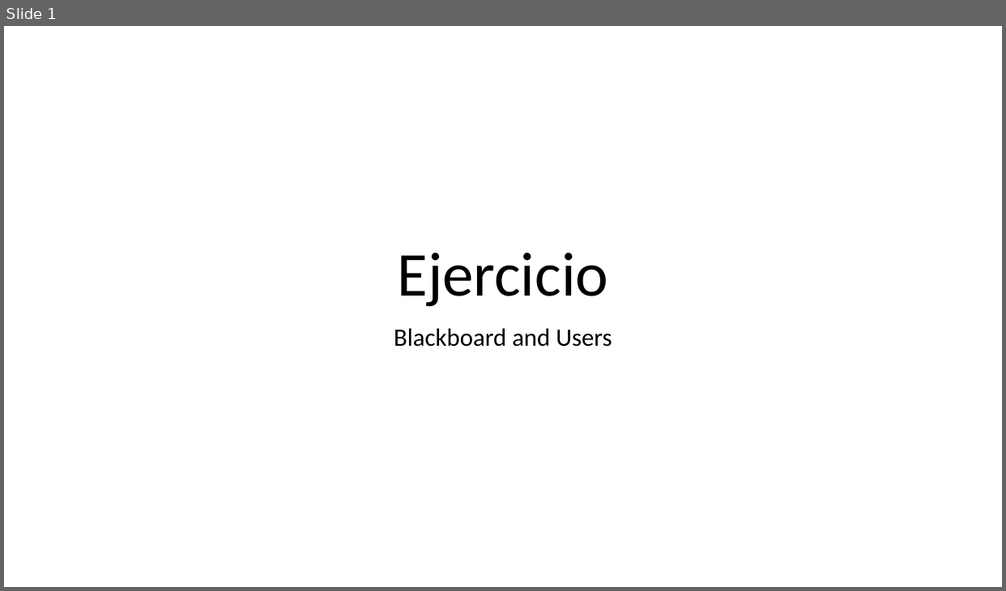
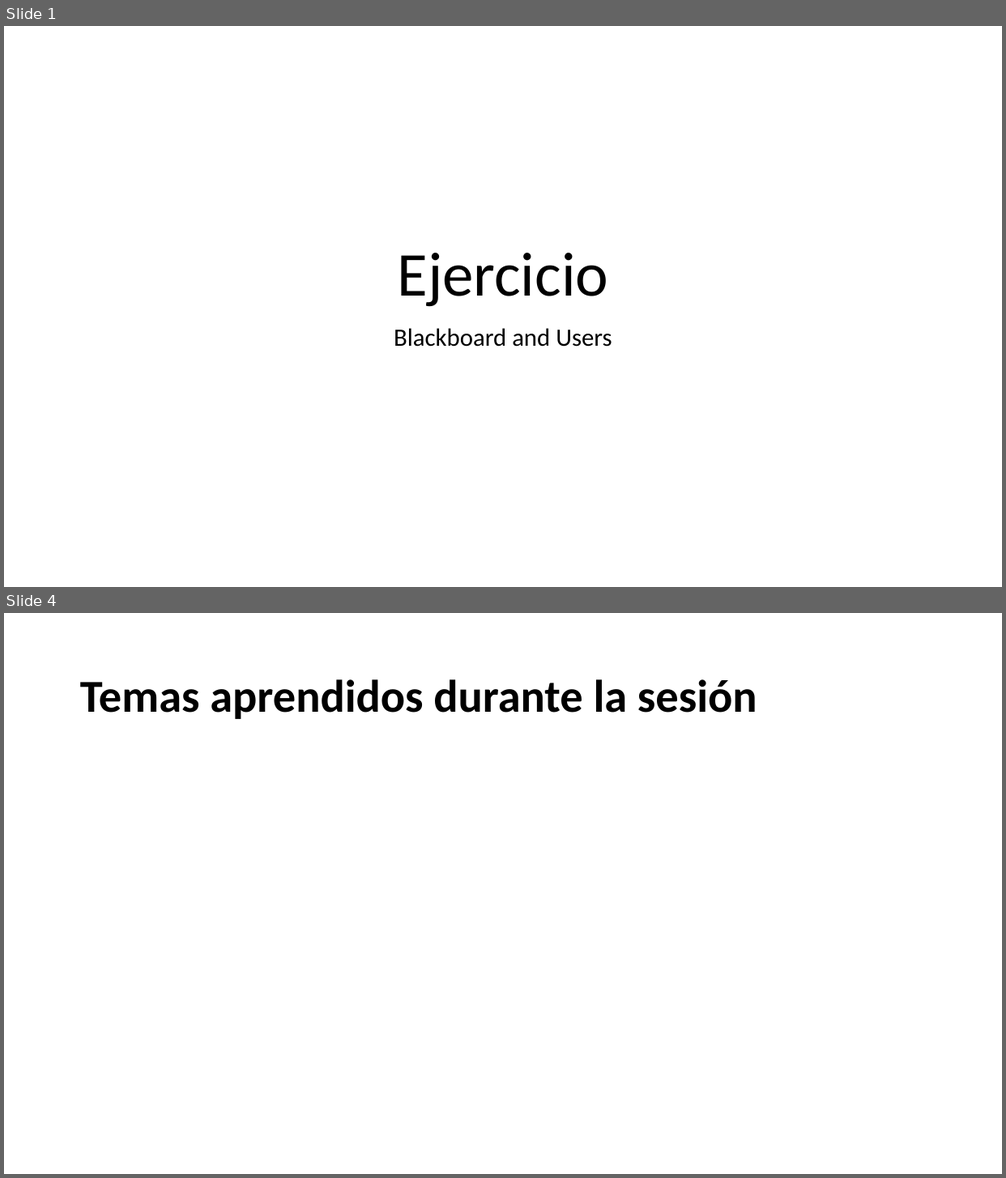
Before and after one commit to ariellucientec/tc1030_202011, a slide deck: Sesión 3/Ejercicio_BlackBoard.pptx. Shown one above the other, each under a label of ours: slide 1 before the commit, slides 1 and 4 after it; the slides between them are not shown. The pictures are 1006x591 and 1006x1178 pixels, drawn with LibreOffice and Linux fonts; fonts in the diff are those of the drawing. Boxes give left, top, right and bottom in pixels: in the first picture for what was removed or moved away, otherwise in the second. Text is boxed around its words. In the diff, an @@ line names an element or a change of style, - is before the commit and + after.

```diff
--- a/Sesión 3/Ejercicio_BlackBoard.pptx
+++ b/Sesión 3/Ejercicio_BlackBoard.pptx
@@ slide 4 added at bbox=[4, 613, 1002, 1174], background #FFFFFF @@
@@ title added at bbox=[80, 679, 757, 719], 44 pt, text #000000, bold @@
+Temas aprendidos durante la sesión
```
Also in this commit, not shown: 1 slide changed, 5 other files.
